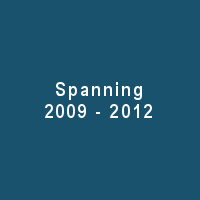
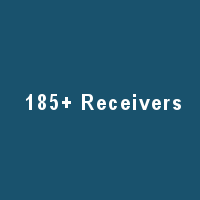
The second w=200, h=200 image is a revision of the first. Changes to its layers:
renamed "Spanning ..." to "185+ Receivers", painted on it over [26,82,181,118]
